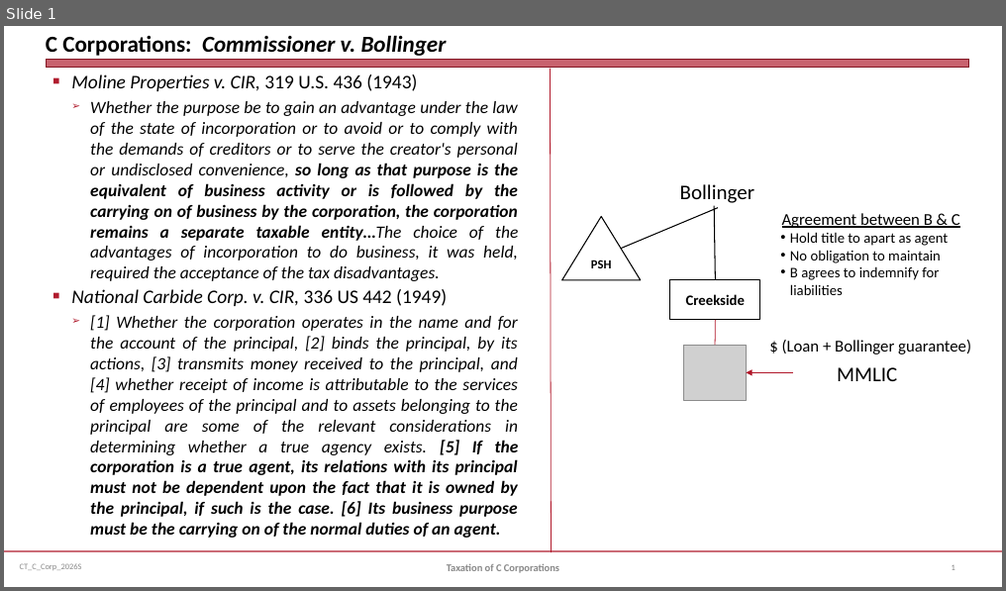
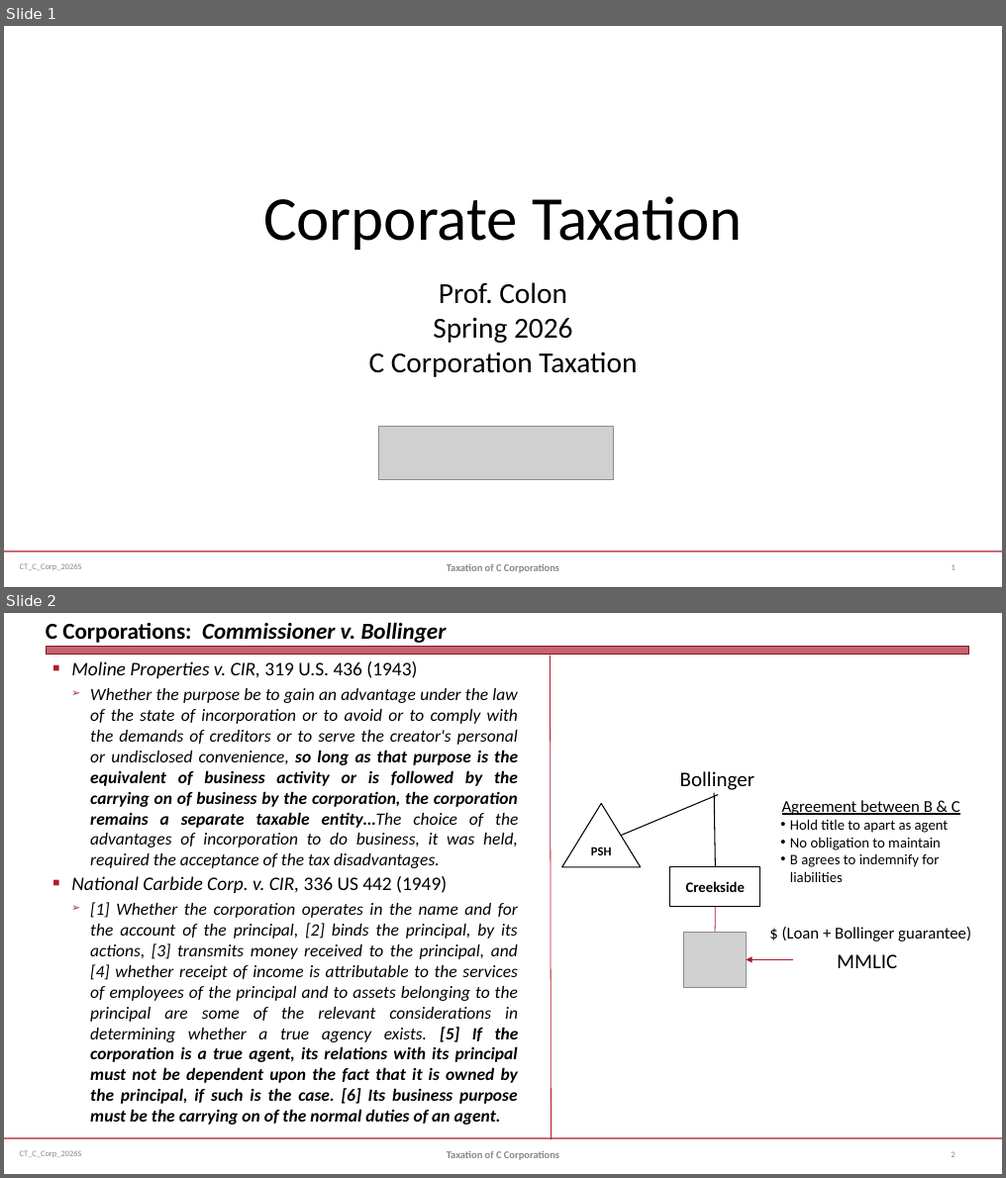
Before and after one commit to jmc877/Corporate-Tax, a slide deck: slides/CT_C_Corp_2026S.pptx. Shown one above the other, each under a label of ours: slide 1 before the commit, slides 1 and 2 after it. The pictures are 1006x591 and 1006x1178 pixels, drawn with LibreOffice and Linux fonts; fonts in the diff are those of the drawing; grey boxes stand for pictures. Boxes give left, top, right and bottom in pixels: in the first picture for what was removed or moved away, otherwise in the second. Text is boxed around its words. In the diff, an @@ line names an element or a change of style, - is before the commit and + after.

```diff
--- a/slides/CT_C_Corp_2026S.pptx
+++ b/slides/CT_C_Corp_2026S.pptx
@@ slide 1 added at box(4, 26, 1002, 587), background #FFFFFF; not listed: 2 template elements that a slide beside it also shows @@
@@ title added at box(263, 196, 743, 250), 60 pt, text #000000 @@
+Corporate Taxation
@@ subtitle added at box(369, 282, 637, 377), 28 pt, text #000000 @@
+Prof. Colon
+Spring 2026
+C Corporation Taxation
@@ picture added at box(378, 427, 614, 479) @@
@@ text added at box(447, 565, 559, 573), 10 pt, text #898989, bold @@
+Taxation of C Corporations
@@ page number added at box(951, 566, 955, 570), 8 pt, text #808080 @@
+1
@@ what was slide 1 is now slide 2 @@
```
Also in this commit, not shown: 6 other files.
